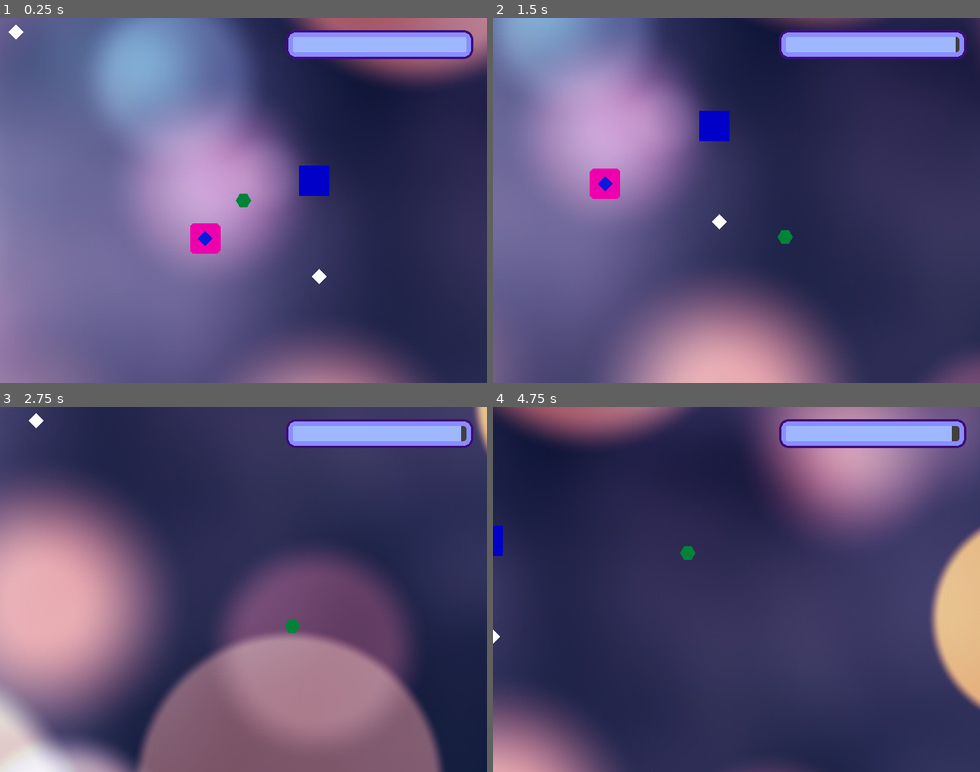
Above: before the commit, frames 1-4 (two rows, left to right).
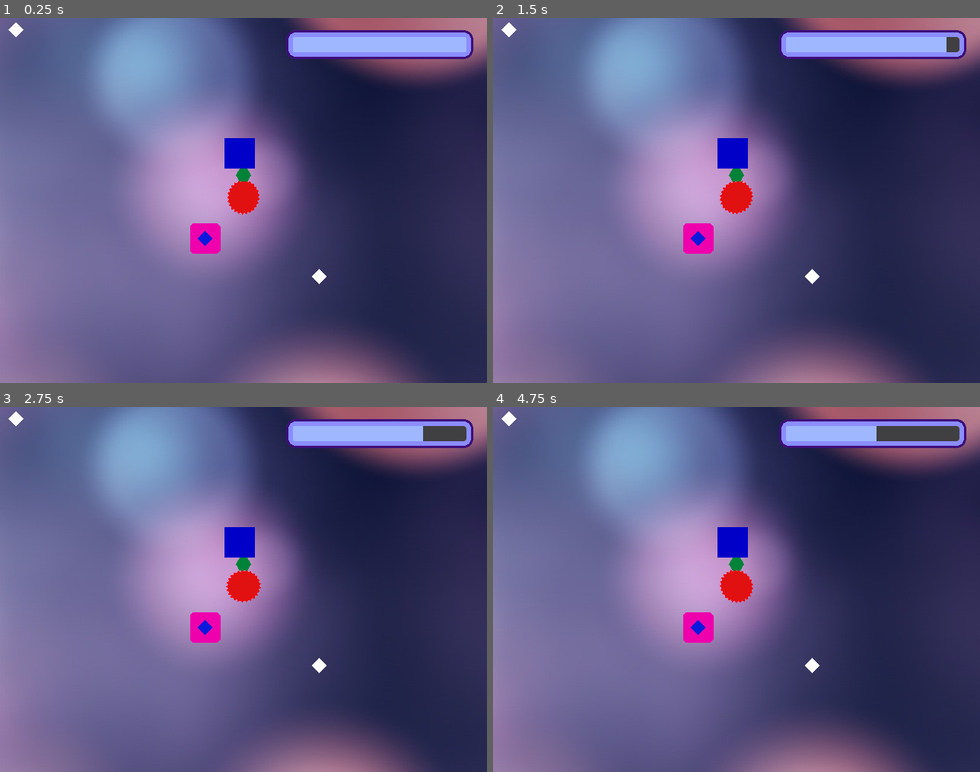
Above: after the commit, the same moments.

Repository: rikkiprince/ggj19-yyc-home
Game: Godot game, scene res://MainScene.tscn
Same seed, same stepped clock (60 frames per second), same inputs: the game is played once before the commit and once after it.
Inputs:
- Up to frame 1 (0.25 s): no input
- Up to frame 2 (1.5 s): hold D 0.53-1.28 s; hold S from 1.28 s (still down)
- Up to frame 3 (2.75 s): release S at 2.03 s; hold D from 2.03 s (still down)
- Up to frame 4 (4.75 s): release D at 2.78 s; hold W 2.78-3.53 s; hold A from 3.53 s (still down)

The runs differ from the first frame. In frame 1, 1.6% of the frame differs, in the area x 1-68%, y 1-54%; in frame 2, 52%; in frame 3, 74%; in frame 4, 81%, in the area x 0-100%, y 0-100%.

Commit message:
Add Spike Enemy (Always on)
- Fix always on
- Fix collide with key

Diff:
--- /dev/null
+++ b/godot-project/KinematicBody2D.gd
@@ -0,0 +1,18 @@
+extends KinematicBody2D
+
+export (int) var speed = 2
+
+var velocity = Vector2()
+
+func get_input():
+	velocity = Vector2()
+
+
+
+	velocity = (get_node("../Player/KinematicBody2D").global_position  - self.global_position).normalized()
+	#print (get_node("../Player/KinematicBody2D").position)
+	print(velocity)
+
+func _physics_process(delta):
+	get_input()
+	move_and_collide(velocity *speed)
--- a/godot-project/MainScene.tscn
+++ b/godot-project/MainScene.tscn
@@ -1,22 +1,31 @@
-[gd_scene load_steps=14 format=2]
+[gd_scene load_steps=19 format=2]
 
 [ext_resource path="res://MainScene.gd" type="Script" id=1]
 [ext_resource path="res://blurred-blurry-bokeh-220118.jpg" type="Texture" id=2]
 [ext_resource path="res://Home/Home.tscn" type="PackedScene" id=3]
 [ext_resource path="res://PowerUp/PowerUp.tscn" type="PackedScene" id=4]
-[ext_resource path="res://Obstacle.tscn" type="PackedScene" id=5]
-[ext_resource path="res://Player/Player.tscn" type="PackedScene" id=6]
-[ext_resource path="res://StaminaBar/energy_bar_bg.png" type="Texture" id=7]
-[ext_resource path="res://StaminaBar/energy_bar_fill.png" type="Texture" id=8]
-[ext_resource path="res://TextureProgress.gd" type="Script" id=9]
-[ext_resource path="res://Audio/ambient-guitar-music.ogg" type="AudioStream" id=10]
-[ext_resource path="res://Audio/hitObject.wav" type="AudioStream" id=11]
-[ext_resource path="res://HitSound.gd" type="Script" id=12]
+[ext_resource path="res://KinematicBody2D.gd" type="Script" id=5]
+[ext_resource path="res://Enemies/spikedball.png" type="Texture" id=6]
+[ext_resource path="res://Sprite.gd" type="Script" id=7]
+[ext_resource path="res://SpikeEnemy.gd" type="Script" id=8]
+[ext_resource path="res://Obstacle.tscn" type="PackedScene" id=9]
+[ext_resource path="res://Player/Player.tscn" type="PackedScene" id=10]
+[ext_resource path="res://StaminaBar/energy_bar_bg.png" type="Texture" id=11]
+[ext_resource path="res://StaminaBar/energy_bar_fill.png" type="Texture" id=12]
+[ext_resource path="res://TextureProgress.gd" type="Script" id=13]
+[ext_resource path="res://Audio/ambient-guitar-music.ogg" type="AudioStream" id=14]
+[ext_resource path="res://Audio/hitObject.wav" type="AudioStream" id=15]
+[ext_resource path="res://HitSound.gd" type="Script" id=16]
 
 [sub_resource type="CircleShape2D" id=1]
 
 custom_solver_bias = 0.0
 radius = 58.5364
+
+[sub_resource type="CircleShape2D" id=2]
+
+custom_solver_bias = 0.0
+radius = 10.0
 
 [node name="MainScene" type="Node" index="0"]
 
@@ -24,12 +33,13 @@
 
 [node name="Background" type="Sprite" parent="." index="0"]
 
-position = Vector2( 0, 1 )
+position = Vector2( 0, 0.0246429 )
 texture = ExtResource( 2 )
 _sections_unfolded = [ "Transform", "Z Index" ]
 
 [node name="Home" parent="." index="1" instance=ExtResource( 3 )]
 
+editor/display_folded = true
 position = Vector2( -50, 50 )
 scale = Vector2( 2, 2 )
 _sections_unfolded = [ "Transform" ]
@@ -60,20 +70,50 @@
 position = Vector2( 100, 100 )
 _sections_unfolded = [ "Transform" ]
 
-[node name="Obstacle" parent="." index="3" instance=ExtResource( 5 )]
+[node name="KinematicBody2D" type="KinematicBody2D" parent="." index="3"]
 
-position = Vector2( 93.3942, -26.2202 )
+scale = Vector2( 2, 2 )
+input_pickable = false
+collision_layer = 1
+collision_mask = 1
+collision/safe_margin = 0.08
+script = ExtResource( 5 )
+_sections_unfolded = [ "Transform", "collision" ]
+speed = 2
+
+[node name="CollisionShape2D" type="CollisionShape2D" parent="KinematicBody2D" index="0"]
+
+shape = SubResource( 2 )
+_sections_unfolded = [ "Transform" ]
+
+[node name="Sprite" type="Sprite" parent="KinematicBody2D/CollisionShape2D" index="0"]
+
+scale = Vector2( 0.0355808, 0.0388347 )
+texture = ExtResource( 6 )
+script = ExtResource( 7 )
+_sections_unfolded = [ "Animation", "Offset", "Transform", "Z Index" ]
+
+[node name="SpikeEnemy" type="Node2D" parent="." index="4"]
+
+scale = Vector2( 2, 2 )
+script = ExtResource( 8 )
+_sections_unfolded = [ "Transform" ]
+
+[node name="Obstacle" parent="." index="5" instance=ExtResource( 9 )]
+
+editor/display_folded = true
+position = Vector2( -5.11596, -62.3081 )
 scale = Vector2( 2, 2 )
 _sections_unfolded = [ "Transform" ]
 
-[node name="PowerUp2" parent="." index="4" instance=ExtResource( 4 )]
+[node name="PowerUp2" parent="." index="6" instance=ExtResource( 4 )]
 
-position = Vector2( -299.015, -221.939 )
+position = Vector2( -299.015, -224.939 )
 _sections_unfolded = [ "Transform" ]
 
-[node name="Player" parent="." index="5" instance=ExtResource( 6 )]
+[node name="Player" parent="." index="7" instance=ExtResource( 10 )]
 
-[node name="UI" type="CanvasLayer" parent="." index="6"]
+[node name="UI" type="CanvasLayer" parent="." index="8"]
 
 layer = 1
 offset = Vector2( 0, 0 )
@@ -104,27 +144,27 @@
 value = 100.0
 exp_edit = false
 rounded = false
-texture_under = ExtResource( 7 )
+texture_under = ExtResource( 11 )
 texture_over = null
-texture_progress = ExtResource( 8 )
+texture_progress = ExtResource( 12 )
 radial_fill_degrees = 360.0
 radial_center_offset = Vector2( 0, 0 )
 nine_patch_stretch = false
-script = ExtResource( 9 )
+script = ExtResource( 13 )
 _sections_unfolded = [ "Margin" ]
 
-[node name="Music" type="AudioStreamPlayer" parent="." index="7"]
+[node name="Music" type="AudioStreamPlayer" parent="." index="9"]
 
-stream = ExtResource( 10 )
+stream = ExtResource( 14 )
 volume_db = -10.0
 pitch_scale = 1.0
 autoplay = true
 mix_target = 0
 bus = "Master"
 
-[node name="HitSound" type="AudioStreamPlayer2D" parent="." index="8"]
+[node name="HitSound" type="AudioStreamPlayer2D" parent="." index="10"]
 
-stream = ExtResource( 11 )
+stream = ExtResource( 15 )
 volume_db = 0.0
 pitch_scale = 1.0
 autoplay = false
@@ -141,14 +181,15 @@
 
 [connection signal="deathSignal" from="Player/KinematicBody2D" to="UI/TextureProgress" method="_on_KinematicBody2D_deathSignal"]
 
+[connection signal="hitSignal" from="Player/KinematicBody2D" to="HitSound" method="_on_KinematicBody2D_hitSignal"]
+
 [connection signal="hitSignal" from="Player/KinematicBody2D" to="UI/TextureProgress" method="_on_KinematicBody2D_hitSignal"]
 
-[connection signal="hitSignal" from="Player/KinematicBody2D" to="HitSound" method="_on_KinematicBody2D_hitSignal"]
+[connection signal="staminaSignal" from="Player/KinematicBody2D" to="HitSound" method="_on_KinematicBody2D_staminaSignal"]
 
 [connection signal="staminaSignal" from="Player/KinematicBody2D" to="UI/TextureProgress" method="_on_KinematicBody2D_staminaSignal"]
 
-[connection signal="staminaSignal" from="Player/KinematicBody2D" to="HitSound" method="_on_KinematicBody2D_staminaSignal"]
-
 
 [editable path="Home"]
+[editable path="Obstacle"]
 [editable path="Player"]
--- a/godot-project/Player/Player.gd
+++ b/godot-project/Player/Player.gd
@@ -13,6 +13,9 @@
 func _ready():
 	joypad_vec = Vector2(0,0)
 	stamina = 100
+
+
+
 
 func _physics_process(delta):
 	pass
--- /dev/null
+++ b/godot-project/SpikeEnemy.gd
@@ -0,0 +1,14 @@
+extends Node2D
+
+# class member variables go here, for example:
+# var a = 2
+# var b = "textvar"
+
+func _ready():
+	# Called when the node is added to the scene for the first time.
+	# Initialization here
+	pass
+
+func _process(delta):
+	#
+	pass
--- /dev/null
+++ b/godot-project/Sprite.gd
@@ -0,0 +1,13 @@
+extends Sprite
+
+# class member variables go here, for example:
+# var a = 2
+# var b = "textvar"
+
+var rotation_speed = 0.5
+
+func _ready():
+	pass
+
+func _process(delta):
+	self.rotation = (self.rotation  + delta * rotation_speed)
Binary file added: godot-project/Enemies/spikedball.png
Not shown, added: godot-project/Enemies/spikedball.png.import
Not shown: 1 places in godot-project/MainScene.tscn that only renumber resources
